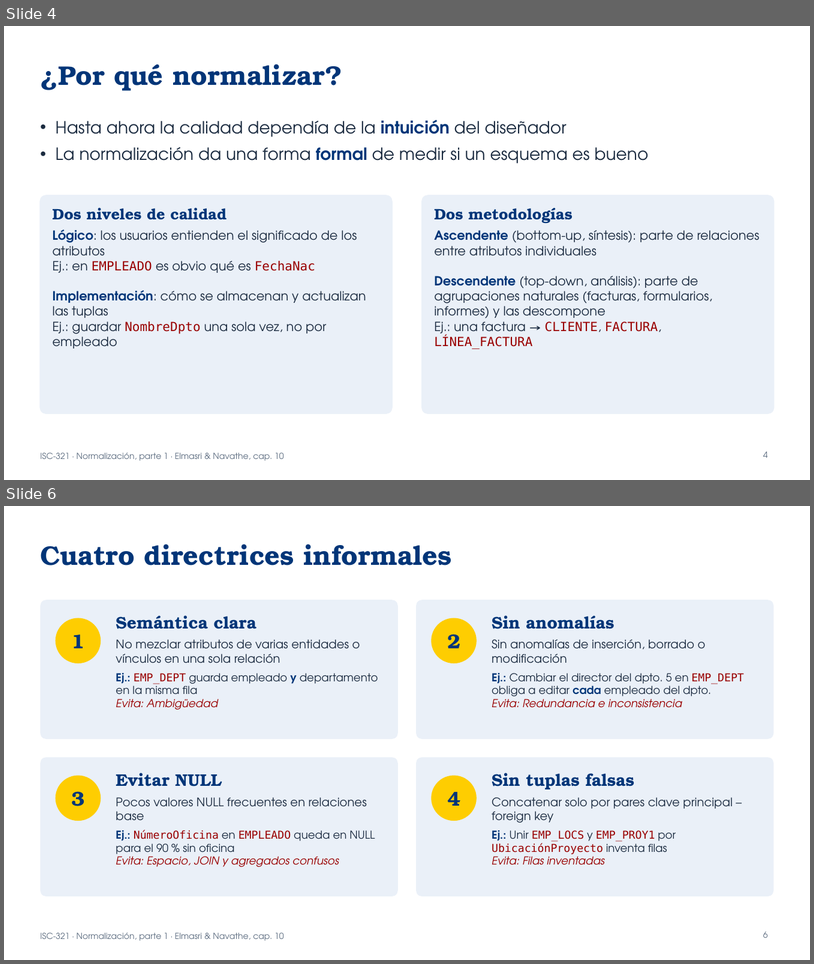
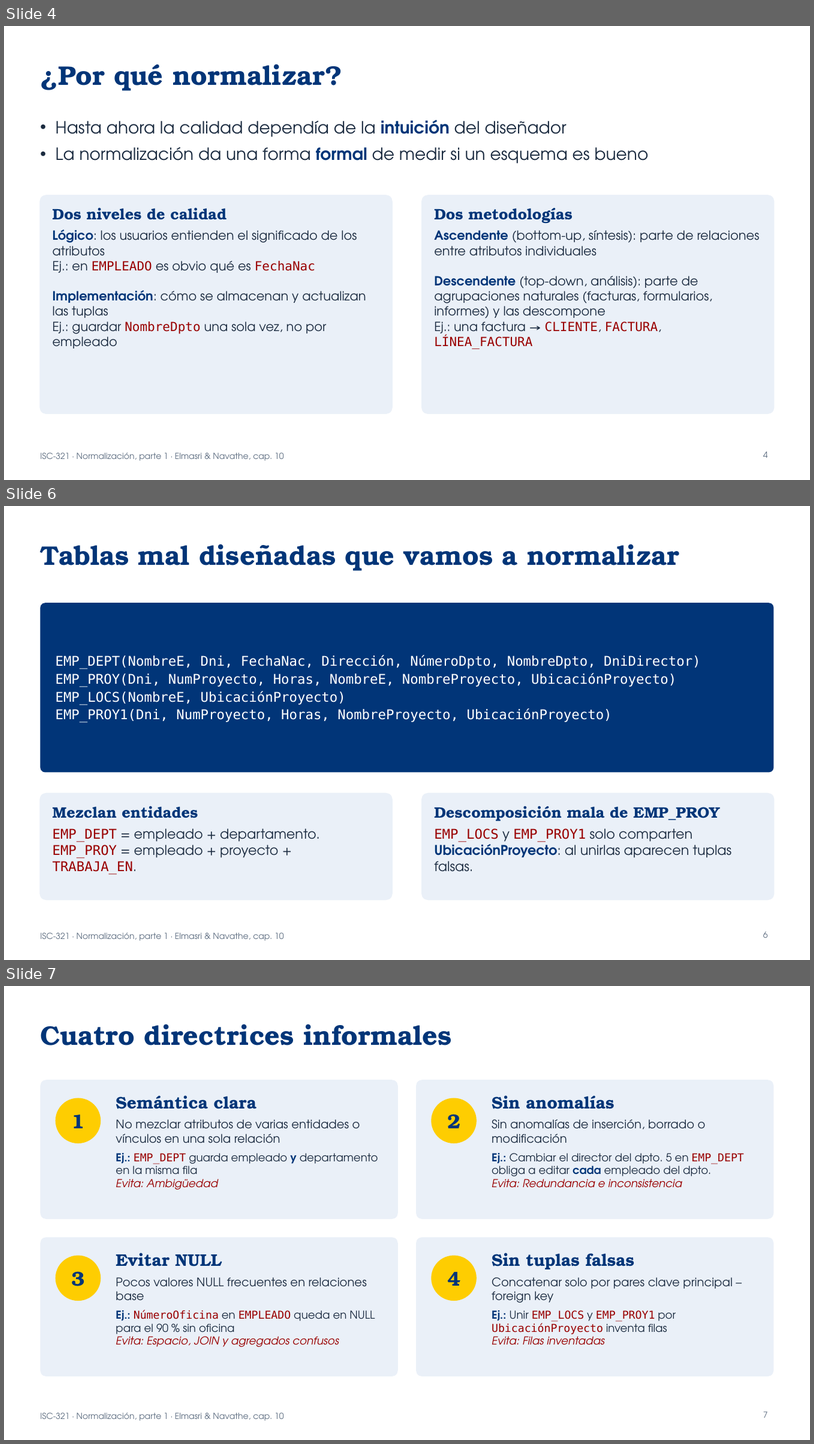
Before and after one commit to ISCODIGO/iscodigo.github.io, a slide deck: isc-321/unidad-3/normalizacion.pptx. Shown one above the other, each under a label of ours: slides 4 and 6 before the commit, slides 4, 6 and 7 after it; the slides between them are not shown. The pictures are 814x964 and 814x1444 pixels, drawn with LibreOffice and Linux fonts; fonts in the diff are those of the drawing. Boxes give left, top, right and bottom in pixels: in the first picture for what was removed or moved away, otherwise in the second. Text is boxed around its words. In the diff, an @@ line names an element or a change of style, - is before the commit and + after.

```diff
--- a/isc-321/unidad-3/normalizacion.pptx
+++ b/isc-321/unidad-3/normalizacion.pptx
@@ slide 6 added at (x1=4, y1=506, x2=810, y2=960), background #FFFFFF; not listed: 1 template element that a slide beside it also shows @@
@@ title added at (x1=40, y1=544, x2=680, y2=571), 32 pt, text #013578, bold @@
+Tablas mal diseñadas que vamos a normalizar
@@ rounded rectangle added at (x1=40, y1=603, x2=774, y2=772), fill #013578 @@
@@ text added at (x1=56, y1=655, x2=701, y2=723), 16 pt, text #FFFFFF @@
+EMP_DEPT(NombreE, Dni, FechaNac, Dirección, NúmeroDpto, NombreDpto, DniDirector)
+EMP_PROY(Dni, NumProyecto, Horas, NombreE, NombreProyecto, UbicaciónProyecto)
+EMP_LOCS(NombreE, UbicaciónProyecto)
+EMP_PROY1(Dni, NumProyecto, Horas, NombreProyecto, UbicaciónProyecto)
@@ rounded rectangle added at (x1=40, y1=793, x2=392, y2=899), fill #EAF0F8, outline #EAF0F8 1.5 pt @@
@@ rounded rectangle added at (x1=423, y1=793, x2=775, y2=899), fill #EAF0F8, outline #EAF0F8 1.5 pt @@
@@ text added at (x1=53, y1=805, x2=320, y2=874), 16 pt, text #1B2B40 @@
+Mezclan entidades
+EMP_DEPT = empleado + departamento. EMP_PROY = empleado + proyecto + TRABAJA_EN.
@@ text added at (x1=434, y1=805, x2=732, y2=871), 16 pt, text #013578 @@
+Descomposición mala de EMP_PROY
+EMP_LOCS y EMP_PROY1 solo comparten UbicaciónProyecto: al unirlas aparecen tuplas falsas.
@@ page number added at (x1=764, y1=931, x2=768, y2=937), 10 pt, text #5B6B7F @@
+6
@@ what was slide 6 is now slide 7 @@
@@ page number at (x1=764, y1=1411, x2=768, y2=1417): text changed @@
-6
+7
```
Also in this commit, not shown: 1 slide changed.
